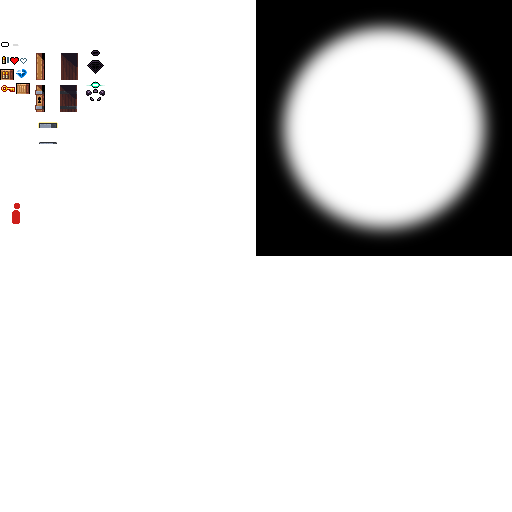
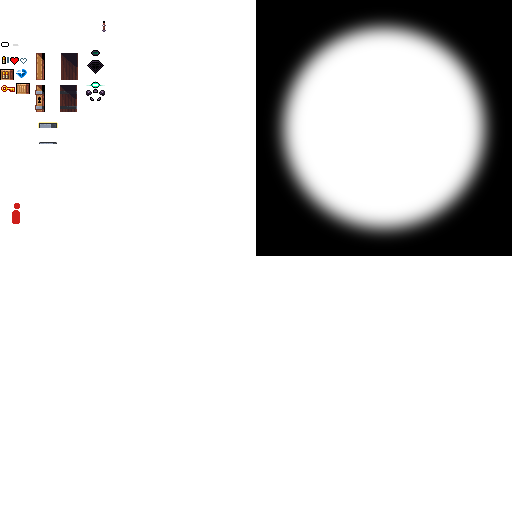
Layer changes from the first 512 x 512 image to the second:
painted on "tiles" over [93, 21, 106, 54]
